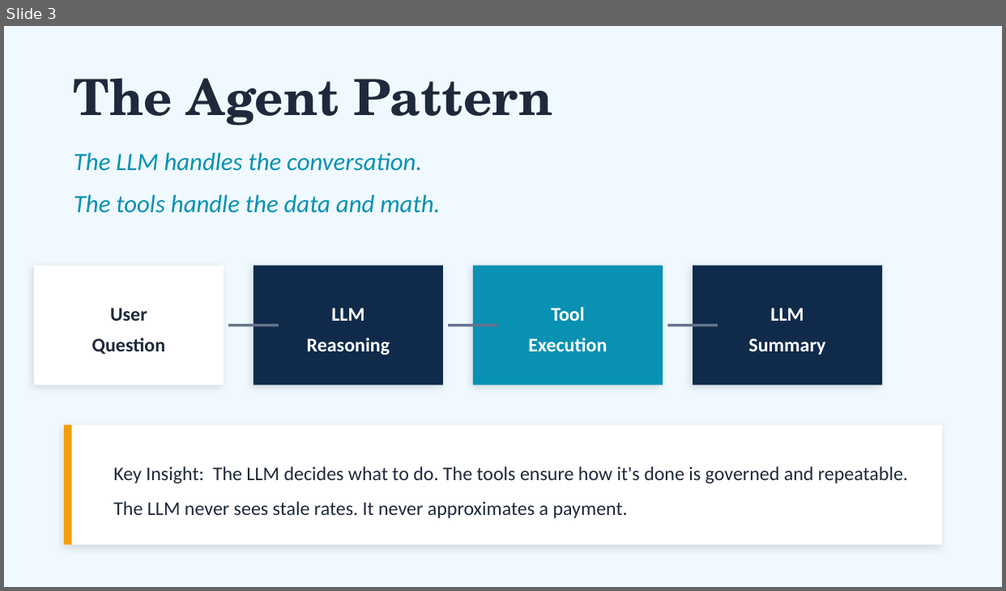
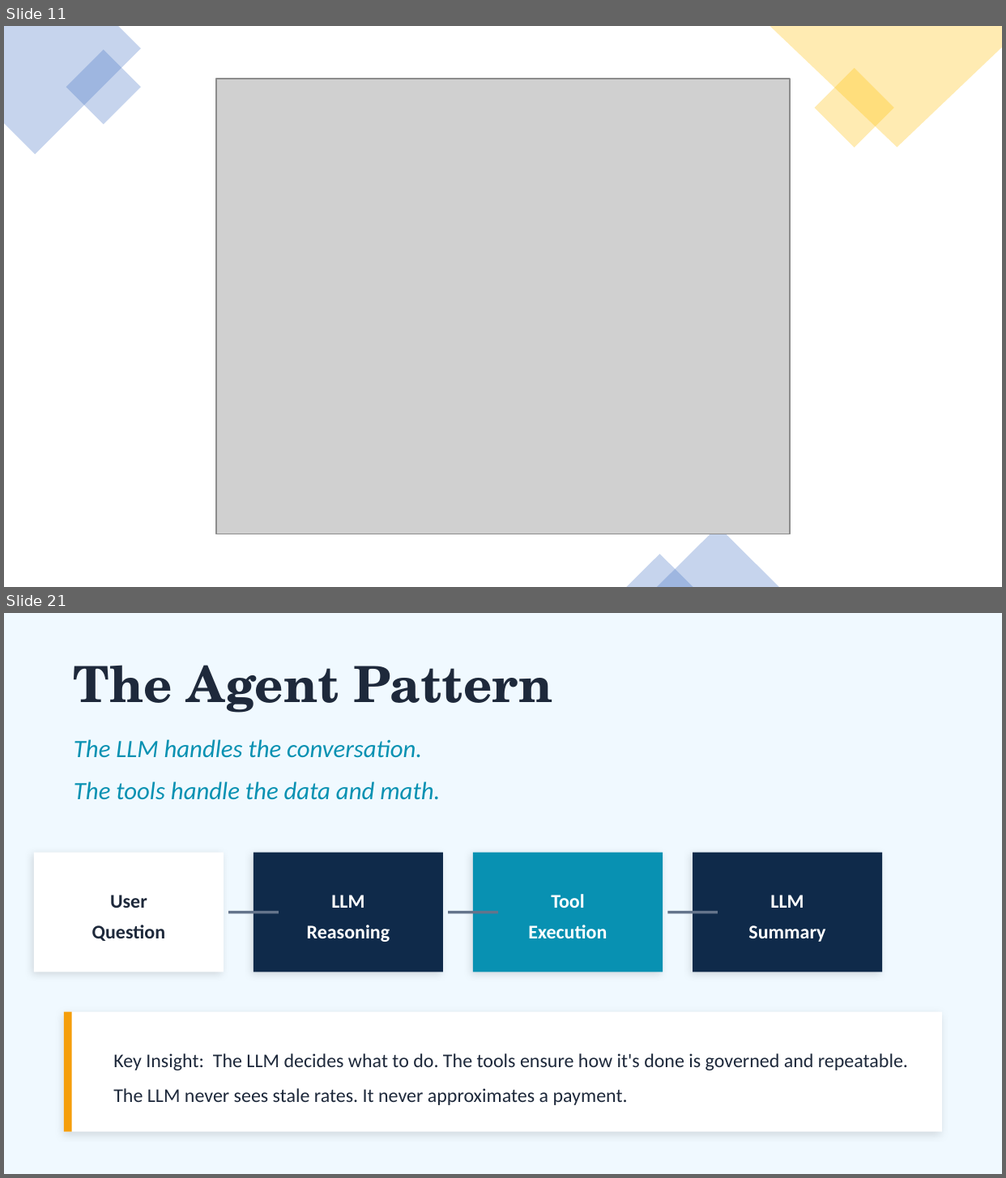
Before and after one commit to Gcav66/basic_loan_advisor_agent, a slide deck: loan_advisor_tutorial.pptx. Shown one above the other, each under a label of ours: slide 3 before the commit, slides 11 and 21 after it; the slides between them are not shown. The pictures are 1006x591 and 1006x1178 pixels, drawn with LibreOffice and Linux fonts; fonts in the diff are those of the drawing; grey boxes stand for pictures. Boxes give left, top, right and bottom in pixels: in the first picture for what was removed or moved away, otherwise in the second. Text is boxed around its words. In the diff, an @@ line names an element or a change of style, - is before the commit and + after.

```diff
--- a/loan_advisor_tutorial.pptx
+++ b/loan_advisor_tutorial.pptx
@@ slide 11 added at <box>4,26,1002,587</box>, background #FFFFFF @@
@@ freeform shape added at <box>4,26,141,154</box>, fill #4472C4 at 30% opacity @@
@@ freeform shape added at <box>769,26,1002,147</box>, fill #FFC000 at 30% opacity @@
@@ rectangle added at <box>66,50,141,125</box>, fill #4472C4 at 30% opacity @@
@@ rectangle added at <box>815,68,893,148</box>, fill #FFC000 at 30% opacity @@
@@ picture added at <box>216,79,791,535</box> @@
@@ triangle added at <box>657,527,779,587</box>, fill #4472C4 at 30% opacity @@
@@ triangle added at <box>627,554,693,587</box>, fill #4472C4 at 30% opacity @@
@@ what was slide 3 is now slide 21 @@
```
Also in this commit, not shown: 4 slides changed, 20 other slides added.
